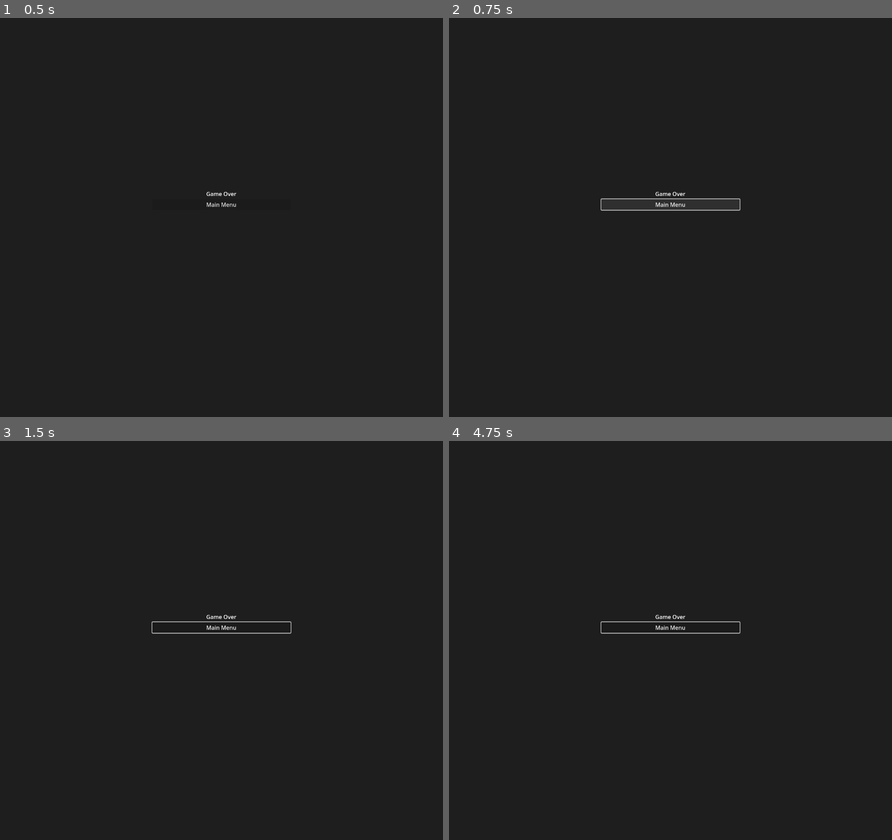
Above: before the commit, frames 1-4 (two rows, left to right).
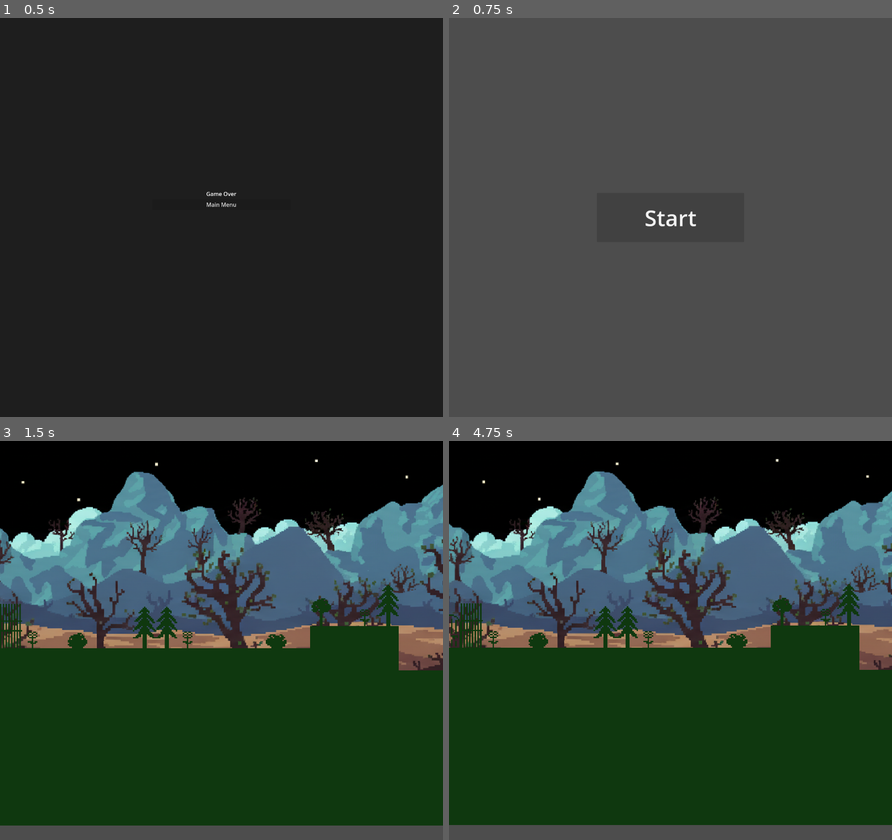
Above: after the commit, the same moments.

Repository: adityalohuni/gamejam_21NOV
Game: Godot game, scene res://scene/game_over.tscn
Same seed, same stepped clock (60 frames per second), same inputs: the game is played once before the commit and once after it. This scene is started directly instead of the project's main scene.
Inputs (mouse positions are in pixels of both pictures, inside the frame that each line leads up to):
- Up to frame 1 (0.5 s): no input
- Up to frame 2 (0.75 s): click "Main Menu" at 0.5 s
- Up to frame 3 (1.5 s): click (221, 640) at 1.25 s, where only the run after the commit has a clickable "Start"
- Up to frame 4 (4.75 s): move the mouse to (767, 620) at 2.02 s; hold Right (ui_right) 2.03-3.53 s; tap F every 0.75 s from 2.1 to 4.35 s; click (767, 620) at 2.17 s; move the mouse to (581, 660) at 2.77 s; move the mouse to (714, 552) at 3.52 s; hold Left (ui_left) 3.53-4.28 s; move the mouse to (648, 720) at 4.27 s; hold Right (ui_right) from 4.28 s (still down); click (648, 720) at 4.42 s

Frame 1 is identical in both runs. In frame 2, 99% of the frame differs, in the area x 0-100%, y 0-100%; in frame 3, 97%; in frame 4, 97%.

Commit message:
updated just now

Diff:
--- a/project.godot
+++ b/project.godot
@@ -20,6 +20,13 @@
 window/size/viewport_width=1280
 window/size/viewport_height=1152
 
+[editor_plugins]
+
+enabled=PackedStringArray("res://addons/godot-vim/plugin.cfg")
+
 [rendering]
 
 textures/canvas_textures/default_texture_filter=0
+anti_aliasing/quality/msaa_2d=1
+anti_aliasing/quality/msaa_3d=3
+anti_aliasing/quality/screen_space_aa=1
--- /dev/null
+++ b/scene/ParallaxScrolling.tscn
@@ -0,0 +1,35 @@
+[gd_scene load_steps=6 format=3 uid="uid://ddpbnbam7i30p"]
+
+[ext_resource type="Texture2D" uid="uid://c3gig4qhwi7nt" path="res://parallax/parallax-00.png" id="1_6nrb0"]
+[ext_resource type="Texture2D" uid="uid://ccs2omv43y73h" path="res://parallax/parallax-01.png" id="2_djj7m"]
+[ext_resource type="Texture2D" uid="uid://vwyorfayqij" path="res://parallax/parallax-03.png" id="3_uh6id"]
+[ext_resource type="Texture2D" uid="uid://6vjn5v3pd8aq" path="res://parallax/parallax-04.png" id="4_h1feh"]
+[ext_resource type="PackedScene" uid="uid://cgth5oormetak" path="res://scene/player.tscn" id="5_k6u6o"]
+
+[node name="ParallaxScrolling" type="Node2D"]
+
+[node name="ParallaxBackground" type="ParallaxBackground" parent="."]
+
+[node name="ParallaxLayer" type="ParallaxLayer" parent="ParallaxBackground"]
+
+[node name="Sprite2D" type="Sprite2D" parent="ParallaxBackground/ParallaxLayer"]
+texture = ExtResource("1_6nrb0")
+
+[node name="ParallaxLayer2" type="ParallaxLayer" parent="ParallaxBackground"]
+
+[node name="Sprite2D" type="Sprite2D" parent="ParallaxBackground/ParallaxLayer2"]
+texture = ExtResource("2_djj7m")
+
+[node name="ParallaxLayer3" type="ParallaxLayer" parent="ParallaxBackground"]
+
+[node name="Sprite2D" type="Sprite2D" parent="ParallaxBackground/ParallaxLayer3"]
+texture = ExtResource("3_uh6id")
+
+[node name="ParallaxLayer4" type="ParallaxLayer" parent="ParallaxBackground"]
+
+[node name="Sprite2D" type="Sprite2D" parent="ParallaxBackground/ParallaxLayer4"]
+texture = ExtResource("4_h1feh")
+
+[node name="TileMapLayer" type="TileMapLayer" parent="."]
+
+[node name="Player" parent="." instance=ExtResource("5_k6u6o")]
--- a/scene/game.tscn
+++ b/scene/game.tscn
@@ -1,10 +1,16 @@
-[gd_scene load_steps=17 format=4 uid="uid://cq00bdd0f44ow"]
+[gd_scene load_steps=23 format=4 uid="uid://cq00bdd0f44ow"]
 
 [ext_resource type="PackedScene" uid="uid://ba4k4se81w0tc" path="res://scene/Platform.tscn" id="1_p1ry8"]
+[ext_resource type="Texture2D" uid="uid://5ijb5vrahij3" path="res://82d6afe9-14a6-487f-85df-a67f1d7bd9de.png" id="1_ym5sv"]
+[ext_resource type="Texture2D" uid="uid://c3gig4qhwi7nt" path="res://parallax/parallax-00.png" id="1_yq8tf"]
 [ext_resource type="PackedScene" uid="uid://cgth5oormetak" path="res://scene/player.tscn" id="2_xlg7c"]
+[ext_resource type="Texture2D" uid="uid://ccs2omv43y73h" path="res://parallax/parallax-01.png" id="2_ym5sv"]
 [ext_resource type="Texture2D" uid="uid://j5m2i2rhatqd" path="res://assets/sprites/Tileset-test-Sheet.png" id="3_qpk70"]
+[ext_resource type="Texture2D" uid="uid://baeupd6lf2036" path="res://parallax/parallax-02.png" id="3_sng2h"]
+[ext_resource type="Texture2D" uid="uid://vwyorfayqij" path="res://parallax/parallax-03.png" id="4_5g16k"]
 [ext_resource type="Texture2D" uid="uid://kcbt34cb7pji" path="res://assets/sprites/Tileset-trees-Sheet.png" id="4_ll5lq"]
 [ext_resource type="Texture2D" uid="uid://yntne2mxlp7h" path="res://assets/sprites/Tileset-mountain-Sheet.png" id="5_17rxn"]
+[ext_resource type="Texture2D" uid="uid://6vjn5v3pd8aq" path="res://parallax/parallax-04.png" id="5_81276"]
 
 [sub_resource type="Animation" id="Animation_ryrav"]
 length = 3.0
@@ -342,6 +348,44 @@
 [node name="Lololololo" type="AudioStreamPlayer" parent="."]
 autoplay = true
 
+[node name="Parallax2D2" type="Parallax2D" parent="."]
+scroll_offset = Vector2(392, -231)
+
+[node name="ParallaxLayer" type="ParallaxLayer" parent="Parallax2D2"]
+
+[node name="Sprite2D" type="Sprite2D" parent="Parallax2D2/ParallaxLayer"]
+position = Vector2(-268, 142)
+scale = Vector2(0.4609375, 0.4609375)
+texture = ExtResource("1_ym5sv")
+
+[node name="Parallax2D" type="Parallax2D" parent="."]
+visible = false
+
+[node name="ParallaxLayer" type="ParallaxLayer" parent="Parallax2D"]
+
+[node name="Sprite2D" type="Sprite2D" parent="Parallax2D/ParallaxLayer"]
+texture = ExtResource("1_yq8tf")
+
+[node name="ParallaxLayer2" type="ParallaxLayer" parent="Parallax2D"]
+
+[node name="Sprite2D" type="Sprite2D" parent="Parallax2D/ParallaxLayer2"]
+texture = ExtResource("2_ym5sv")
+
+[node name="ParallaxLayer3" type="ParallaxLayer" parent="Parallax2D"]
+
+[node name="Sprite2D" type="Sprite2D" parent="Parallax2D/ParallaxLayer3"]
+texture = ExtResource("3_sng2h")
+
+[node name="ParallaxLayer4" type="ParallaxLayer" parent="Parallax2D"]
+
+[node name="Sprite2D" type="Sprite2D" parent="Parallax2D/ParallaxLayer4"]
+texture = ExtResource("4_5g16k")
+
+[node name="ParallaxLayer5" type="ParallaxLayer" parent="Parallax2D"]
+
+[node name="Sprite2D" type="Sprite2D" parent="Parallax2D/ParallaxLayer5"]
+texture = ExtResource("5_81276")
+
 [node name="AnimatableBody2D4" parent="." instance=ExtResource("1_p1ry8")]
 position = Vector2(1760, -450)
 
@@ -353,6 +397,7 @@
 autoplay = "RESET"
 
 [node name="CharacterBody2D" parent="." instance=ExtResource("2_xlg7c")]
+visible = false
 
 [node name="Camera2D" type="Camera2D" parent="CharacterBody2D"]
 position = Vector2(0, -6)
--- a/scene/game_over.tscn
+++ b/scene/game_over.tscn
@@ -1,7 +1,6 @@
-
 [gd_scene load_steps=2 format=3 uid="uid://bq7mmx35bpm6w"]
 
-[ext_resource type="Script" uid="uid://game_over_script" path="res://scripts/game_over.gd" id="1_gameover"]
+[ext_resource type="Script" uid="uid://d4f1q45stiywa" path="res://scripts/game_over.gd" id="1_gameover"]
 
 [node name="GameOver" type="Control"]
 layout_mode = 3
@@ -11,10 +10,9 @@
 grow_horizontal = 2
 grow_vertical = 2
 script = ExtResource("1_gameover")
-pause_mode = 2
 
 [node name="Background" type="ColorRect" parent="."]
-layout_mode = 3
+layout_mode = 1
 anchors_preset = 15
 anchor_right = 1.0
 anchor_bottom = 1.0
@@ -33,14 +31,17 @@
 offset_top = -80.0
 offset_right = 200.0
 offset_bottom = 80.0
+grow_horizontal = 2
+grow_vertical = 2
 
 [node name="Label" type="Label" parent="VBox"]
+layout_mode = 2
 text = "Game Over"
-align = 1
-valign = 1
-custom_fonts/font_size = 48
+horizontal_alignment = 1
+vertical_alignment = 1
 
 [node name="MenuButton" type="Button" parent="VBox"]
+layout_mode = 2
 text = "Main Menu"
 
-[connection signal="pressed" from="MenuButton" to="." method="_on_go_to_main_menu_pressed"]
+[connection signal="pressed" from="VBox/MenuButton" to="." method="_on_menu_button_pressed"]
--- a/scene/player.tscn
+++ b/scene/player.tscn
@@ -73,7 +73,7 @@
 [sub_resource type="CircleShape2D" id="CircleShape2D_ihjo1"]
 radius = 5.0990195
 
-[node name="CharacterBody2D" type="CharacterBody2D"]
+[node name="Player" type="CharacterBody2D"]
 script = ExtResource("1_hjaqi")
 
 [node name="AnimatedSprite2D" type="AnimatedSprite2D" parent="."]
--- a/scripts/game_over.gd
+++ b/scripts/game_over.gd
@@ -1,12 +1,5 @@
 extends Control
 
-
-func _on_go_to_main_menu_pressed() -> void:
-	# Ensure the tree is unpaused then go to main menu scene.
-	get_tree().paused = false
-	# Adjust the path below if your main menu scene is at a different location.
-	# Godot 4: use change_scene_to_file
-	get_tree().change_scene_to_file("res://scene/main_menu.tscn")
 
 func _ready() -> void:
 	# When this scene is loaded on its own (game over scene), show the UI.
@@ -23,3 +16,10 @@
 	# If you want the game to stop when showing the Game Over UI, handle
 	# pausing in the scene that calls `show_game_over()` (for example, disable
 	# player processing or physics there).
+
+
+func _on_menu_button_pressed() -> void:
+	get_tree().paused = false
+	# Adjust the path below if your main menu scene is at a different location.
+	# Godot 4: use change_scene_to_file
+	get_tree().change_scene_to_file("res://scene/main_menu.tscn")
--- a/scripts/player.gd
+++ b/scripts/player.gd
@@ -1,4 +1,6 @@
 extends CharacterBody2D
+@onready var character_body_2d: CharacterBody2D = $"."
+@onready var animated_sprite_2d: AnimatedSprite2D = $AnimatedSprite2D
 
 
 @export var speed: float = 150.0
@@ -68,6 +70,8 @@
 	# Horizontal movement
 	if direction:
 		velocity.x = direction * speed
+
+		animated_sprite_2d.flip_h = true if (velocity.x < 0)  else false
 	else:
 		velocity.x = move_toward(velocity.x, 0, speed)
 
Binary file added: 24da4be2-0d7a-41ac-b906-13cbb9e4b88e.png
Binary file added: 82d6afe9-14a6-487f-85df-a67f1d7bd9de.png
Not shown, added: addons/godot-vim/godot-vim.gd
Not shown, added: addons/godot-vim/godot-vim.gd.uid
Not shown, added: addons/godot-vim/icon.svg
Not shown, added: addons/godot-vim/plugin.cfg
Binary file added: parallax/parallax-00.png
Binary file added: parallax/parallax-01.png
Binary file added: parallax/parallax-02.png
Binary file added: parallax/parallax-03.png
Binary file added: parallax/parallax-04.png
Not shown, added: .gitattributes
(and 2 more such lines)
